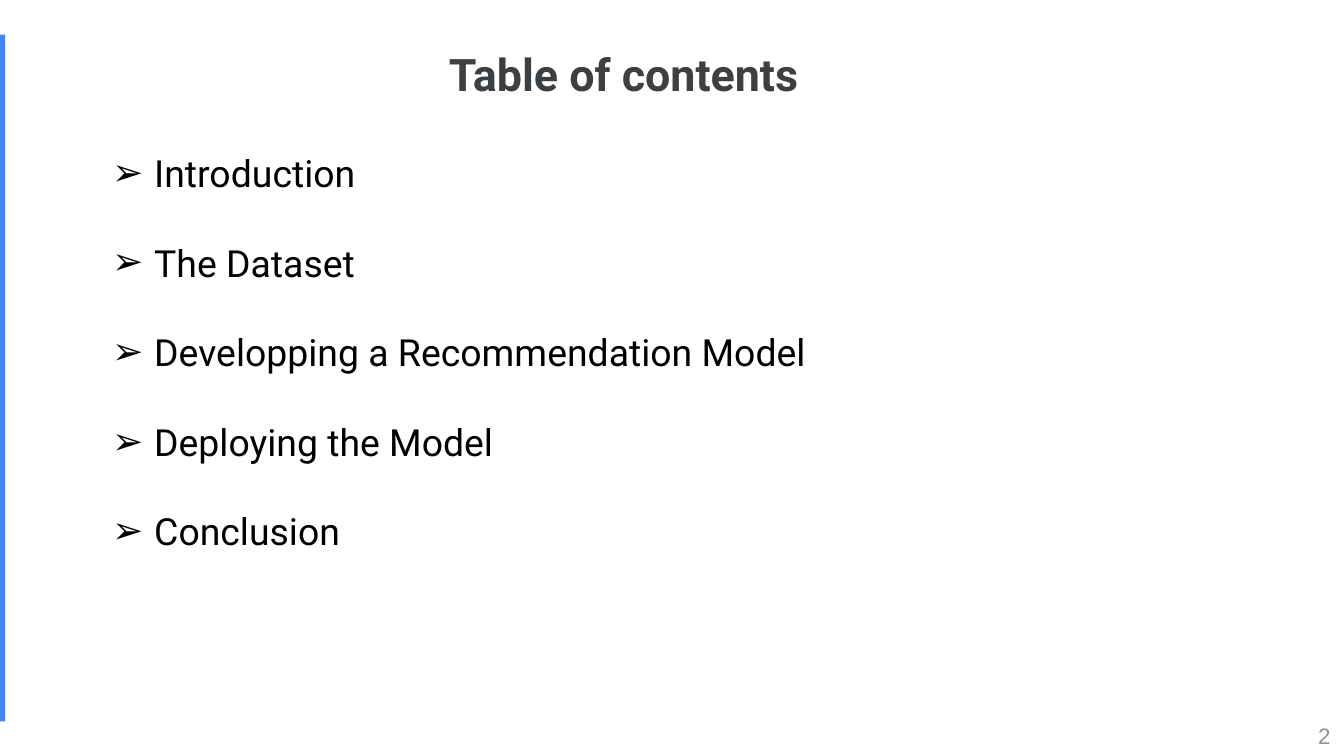
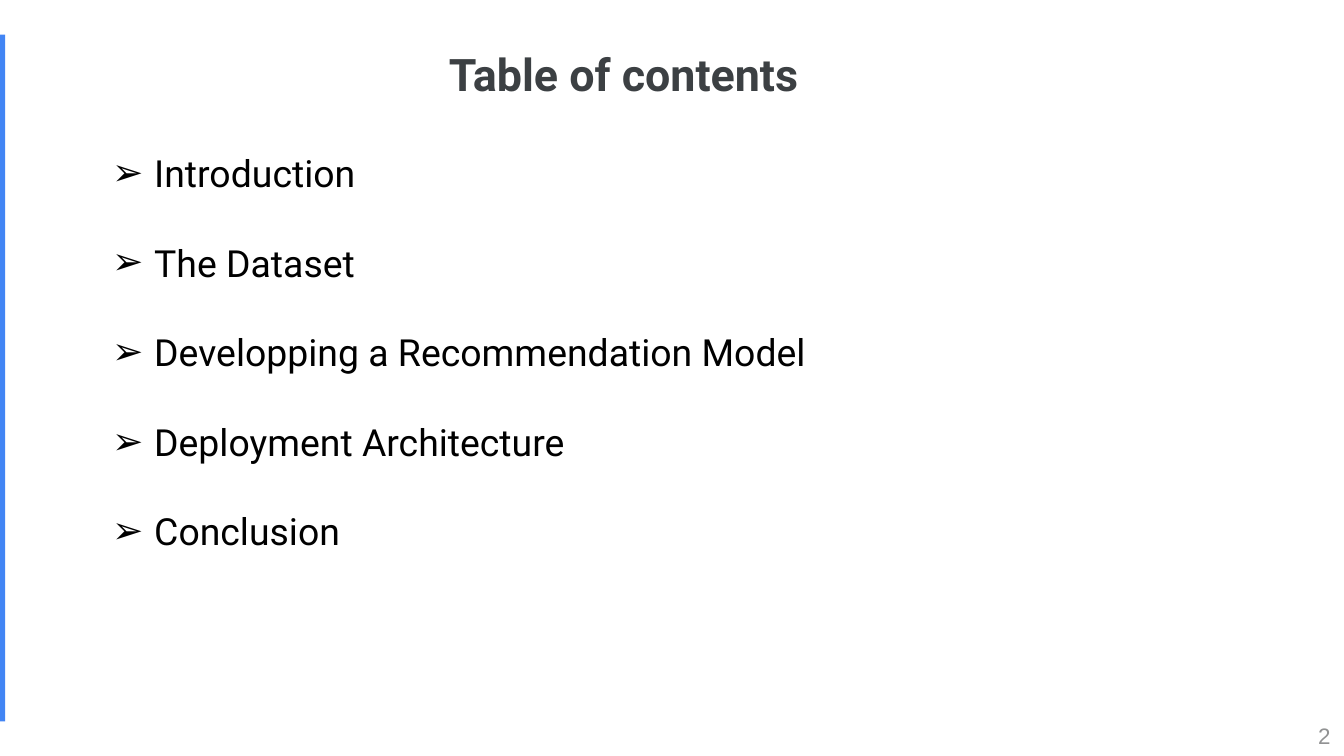
Before and after one commit to octave-ati/Designing-a-Recommendation-Model, a slide deck: slide 2 of P9_03_Presentation.pptx. Drawn at 1344x756 pixels with LibreOffice and Linux fonts; fonts in the diff are those of the drawing. Boxes give left, top, right and bottom in pixels: in the first picture for what was removed or moved away, otherwise in the second. Text is boxed around its words. In the diff, an @@ line names an element or a change of style, - is before the commit and + after.

```diff
--- a/P9_03_Presentation.pptx
+++ b/P9_03_Presentation.pptx
@@ text at box(154, 428, 564, 464): text changed @@
-➢ Deploying the Model
+➢ Deployment Architecture
```
Also in this commit, not shown: 2 other slides changed, 5 slides added, 5 slides removed, 2 other files.
